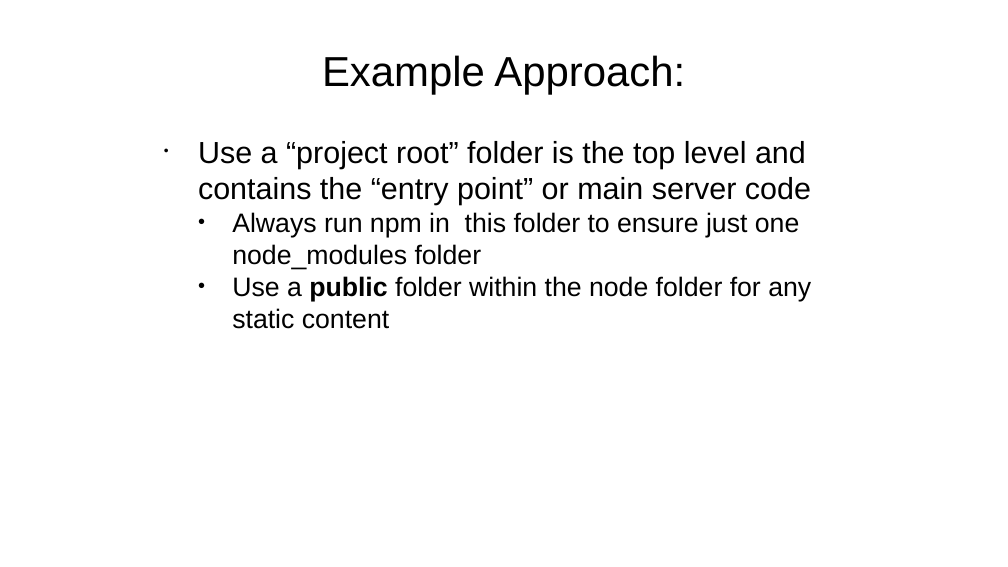
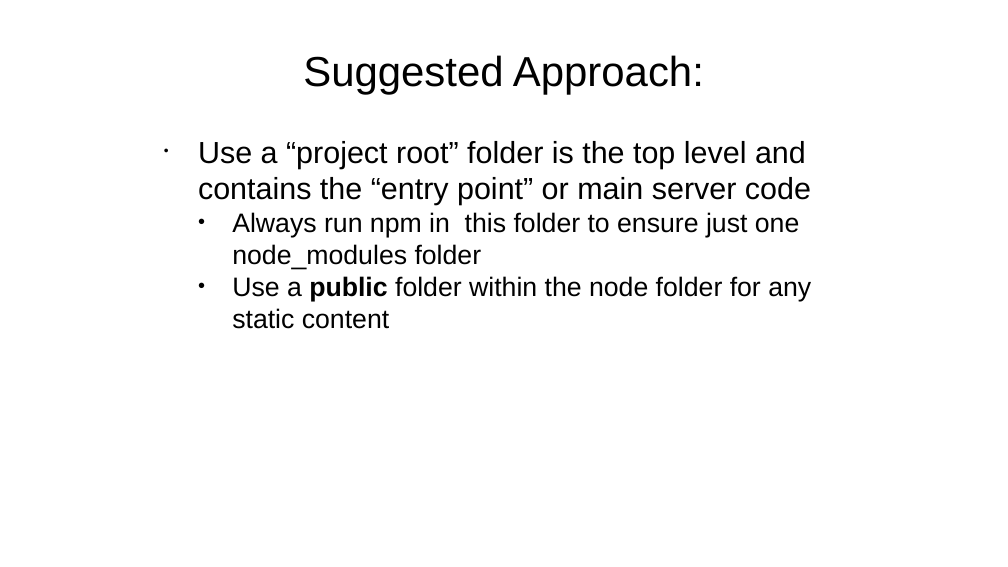
Before and after one commit to diarmuidoconnor/wad2, a slide deck: slide 33 of topic07/talk-1/node-2019.pptx. Drawn at 1008x567 pixels with LibreOffice and Linux fonts; fonts in the diff are those of the drawing. Boxes give left, top, right and bottom in pixels: in the first picture for what was removed or moved away, otherwise in the second. Text is boxed around its words. In the diff, an @@ line names an element or a change of style, - is before the commit and + after.

```diff
--- a/topic07/talk-1/node-2019.pptx
+++ b/topic07/talk-1/node-2019.pptx
@@ text at bbox=[303, 55, 704, 95]: text changed @@
-Example Approach:
+Suggested Approach:
```
Also in this commit, not shown: 5 other slides changed, 12 other files.
